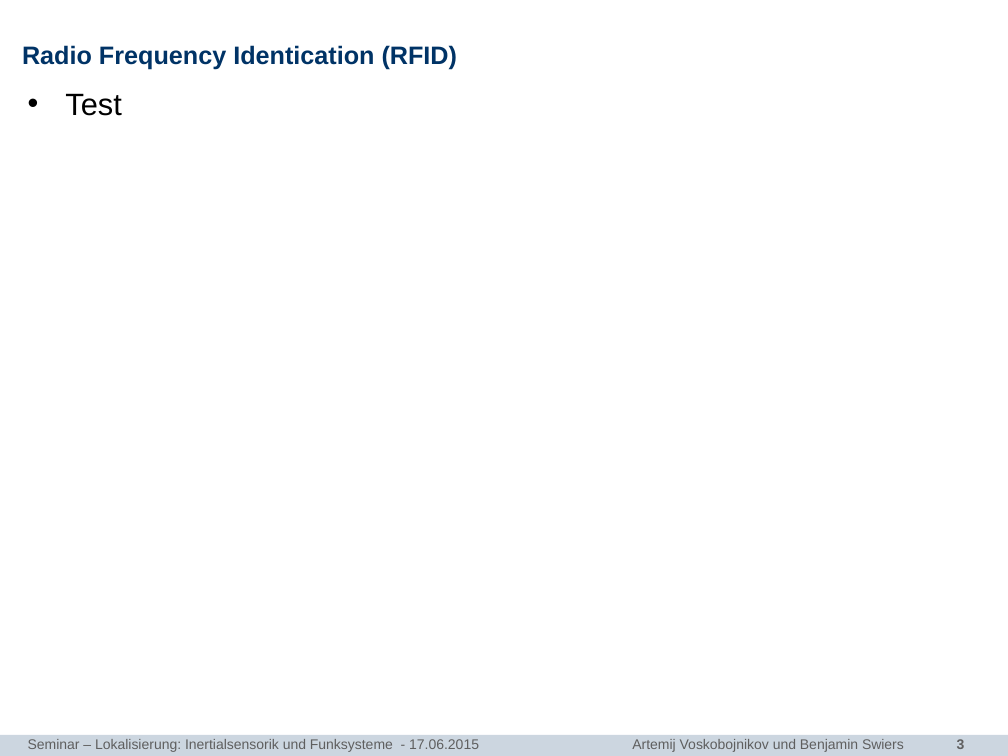
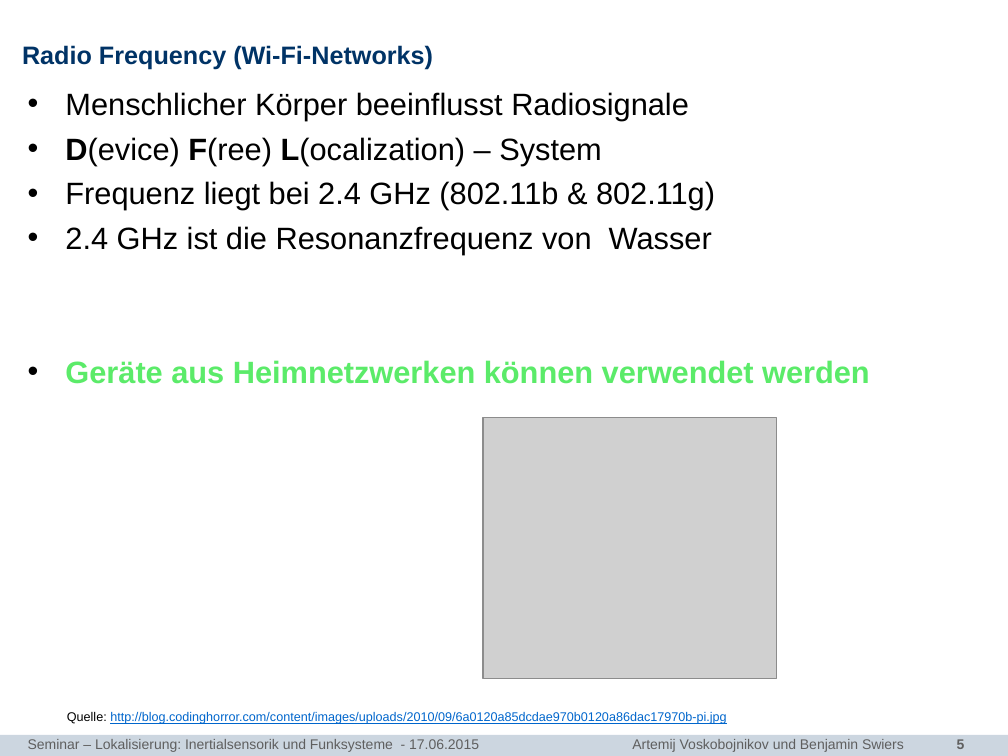
Before and after one commit to bennySwiers/Ausarbeitung-Seminar-TI, a slide deck: slide 5 of Vortrag/Seminar_TI_Sensorlose_Lokalisierung.pptx (slide 3 before the commit). Drawn at 1008x756 pixels with LibreOffice and Linux fonts; fonts in the diff are those of the drawing; grey boxes stand for pictures; background and template pictures are left out. Boxes give left, top, right and bottom in pixels: in the first picture for what was removed or moved away, otherwise in the second. Text is boxed around its words. In the diff, an @@ line names an element or a change of style, - is before the commit and + after.

```diff
--- a/Vortrag/Seminar_TI_Sensorlose_Lokalisierung.pptx
+++ b/Vortrag/Seminar_TI_Sensorlose_Lokalisierung.pptx
@@ title at <box>22,45,433,69</box>: text changed @@
-Radio Frequency Identication (RFID)
+Radio Frequency (Wi-Fi-Networks)
@@ text at <box>65,92,870,724</box>: text changed @@
-• Test
+• Menschlicher Körper beeinflusst Radiosignale
+• D(evice) F(ree) L(ocalization) – System
+• Frequenz liegt bei 2.4 GHz (802.11b & 802.11g)
+• 2.4 GHz ist die Resonanzfrequenz von Wasser
+• Geräte aus Heimnetzwerken können verwendet werden
+  Quelle: http://blog.codinghorror.com/content/images/uploads/2010/09/6a0120a85dcdae970b0120a86dac17970b-pi.jpg
@@ picture added at <box>483,418,776,679</box> @@
@@ page number at <box>957,739,965,749</box>: text changed @@
-3
+5
```
Also in this commit, not shown: 7 other slides changed, 6 slides added.
